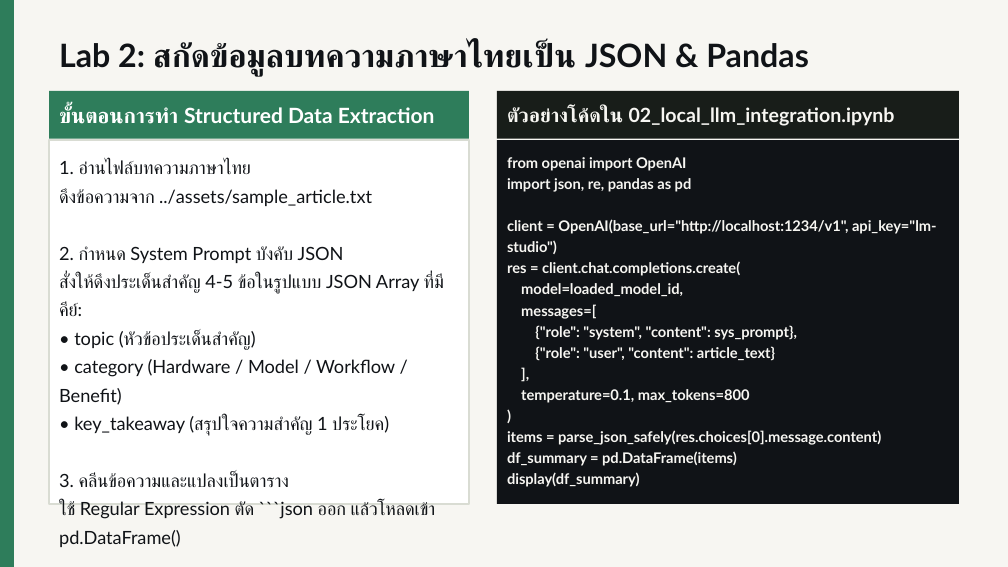
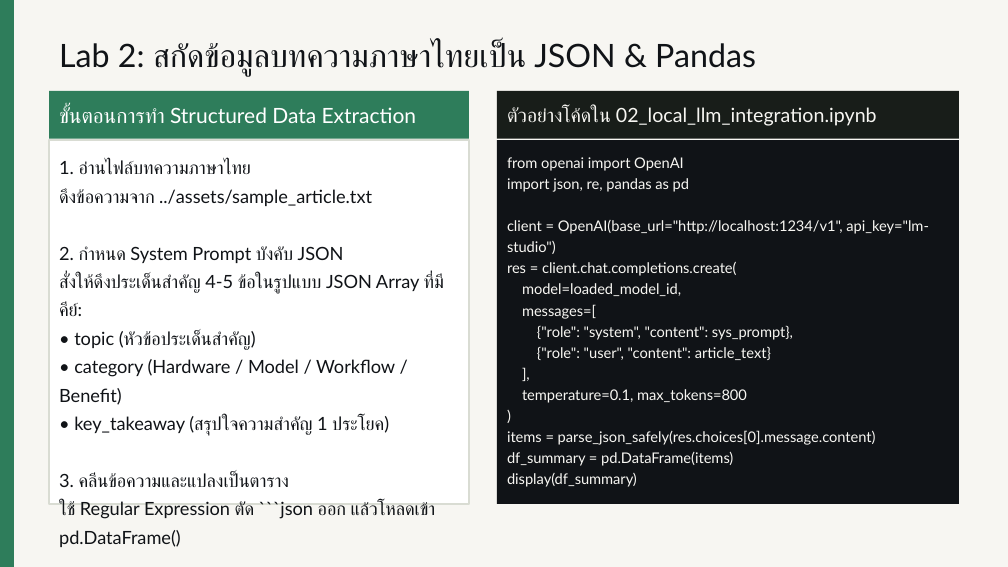
Before and after one commit to Dhanabhon/mastering-local-ai-stack, a slide deck: slide 11 of slides/Mastering_Local_AI_Stack_2026.pptx. Drawn at 1008x567 pixels with LibreOffice and Linux fonts; fonts in the diff are those of the drawing. Boxes give left, top, right and bottom in pixels: in the first picture for what was removed or moved away, otherwise in the second. Text is boxed around its words. In the diff, an @@ line names an element or a change of style, - is before the commit and + after.

Commit message:
style(slides): set all text elements across all 21 slides to Google Sans Thai

```diff
--- a/slides/Mastering_Local_AI_Stack_2026.pptx
+++ b/slides/Mastering_Local_AI_Stack_2026.pptx
@@ bold off in 4 elements at box(59, 41, 756, 76), box(49, 91, 470, 138), box(497, 91, 959, 138), box(497, 140, 959, 504) @@
```
Also in this commit, not shown: 20 other slides changed, 1 other file.
